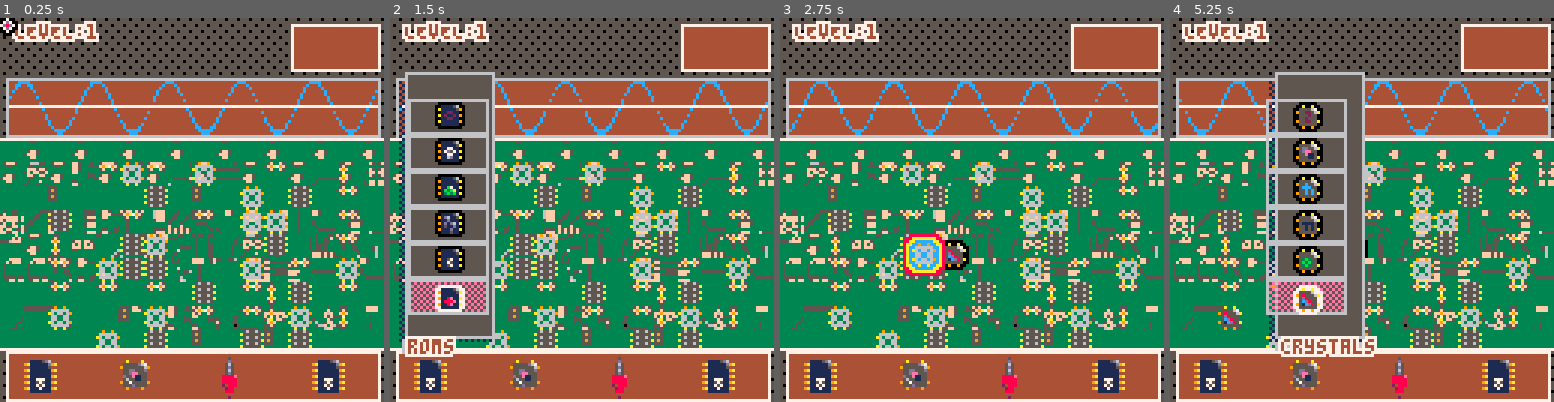
Above: before the commit, frames 1-4 (left to right).
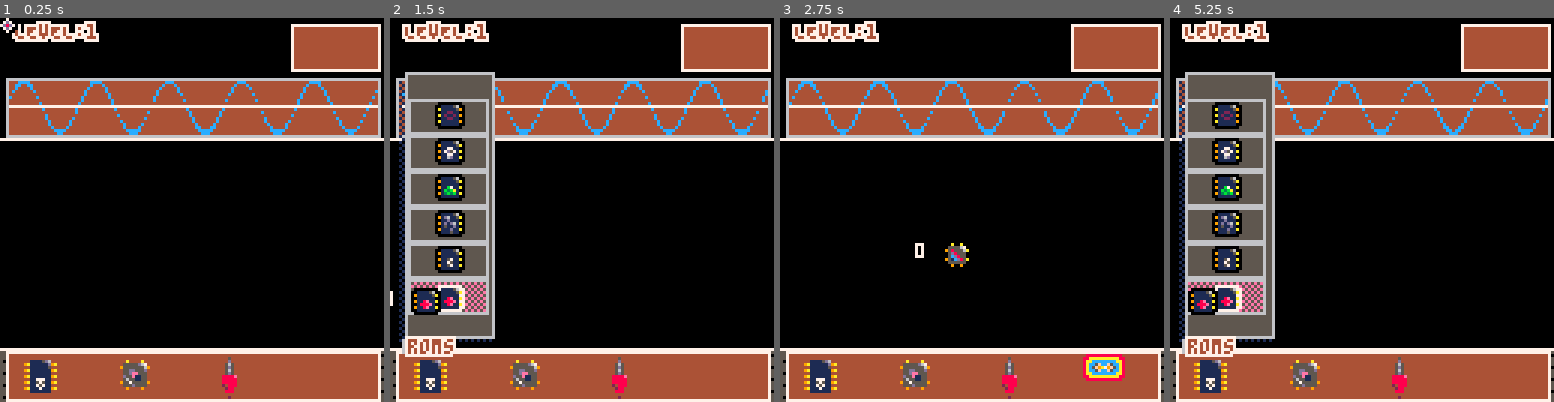
Above: after the commit, the same moments.

Repository: barnstorm/picoate
Game: PICO-8 cartridge bp_base.p8
The game is run twice, just before and just after one commit, with the same random seed, the same clock (stepped at 60 frames per second) and the same inputs.
Inputs:
- Up to frame 1 (0.25 s): no input
- Up to frame 2 (1.5 s): tap X (X key) at 0.33, 1.07 s; tap O (Z key) at 0.7 s
- Up to frame 3 (2.75 s): hold Right 1.6-2.1 s; tap O (Z key) at 1.7, 2.1, 2.5 s; tap X (X key) at 1.85 s; hold Up 2.15-2.42 s; hold Right from 2.47 s (still down)
- Up to frame 4 (5.25 s): tap O (Z key) every 0.4 s from 2.9 to 4.9 s; tap X (X key) at 2.97, 4.08, 5.2 s; release Right at 3.03 s; hold Left 3.08-3.58 s; hold Down 3.63-3.97 s; hold Right 4.02-4.68 s; hold Up 4.73-5.03 s; hold Left from 5.08 s (still down)

The runs differ from the first frame. In frame 1, 65% of the frame differs, in the area x 0-100%, y 0-98%; in frame 2, 54%; in frame 3, 67%; in frame 4, 72%.

Commit message:
map is a dick

Diff:
--- a/bp_base.p8
+++ b/bp_base.p8
@@ -68,6 +67,7 @@
   state = init
   plstate = pl_hacking
   map_gen()
+  map_obj = map_obj_fab(64,3,3,7,3)
   item_pos = {}
   item_pos = item_gen()
   t=0 pi=3.14159265359
@@ -194,40 +194,42 @@
   end
 
 
-function update_item(pl,action)
-  if check_me == true then
-    check_me = false
-    i = flr((pl.dx/8)+1)
-    j = flr((pl.dy/8)+1)
-    for f=0 , count(pl.connects) do
-      if pl.connects[f] == item_pos[i][j].flag then
-      if (btn(4) and plstate == pl_hacking) then
-        item_pos[i][j].spr = pl.spr
-      end
-        --print("this was true",pl.dx+10, pl.dy,7)
-      return true
-    else
-      if item_pos[i][j].x ~= nil or item_pos[i][j].y ~= nil or item_pos[i][j].spr ~= nil then
-
-      spr_effect(item_pos[i][j].flag,pl.dx-10, pl.dy,triple)
-      --spr_effect(item_pos[i][j].flag,pl.dx-10, pl.dy-10,smear)
-    end
-  end
-     end
+  function update_item(pl,action)
+    if check_me == true then
+      check_me = false
+      i = flr((pl.dx/8)+1)
+      j = flr((pl.dy/8)+1)
+      for f=0 , count(pl.connects) do
+        if pl.connects[f] == item_pos[i][j].flag then
+          if (btn(4) and plstate == pl_hacking) then
+            item_pos[i][j].spr = pl.spr
+            spr_effect(item_pos[i][j].flag,pl.dx-10, pl.dy-10,smear)
+          end
+          --print("this was true",pl.dx+10, pl.dy,7)
+          return true
+        else
+          if item_pos[i][j].x ~= nil or item_pos[i][j].y ~= nil or item_pos[i][j].spr ~= nil then
+
+            print(mget(pl.dx,pl.dy),pl.dx-10, pl.dy,7)
+            spr_effect(item_pos[i][j].flag,104,115,triple)
+            --spr_effect(item_pos[i][j].flag,pl.dx-10, pl.dy-10,smear)
+          end
+        end
+      end
 
       return false
     end
   end
 
 
-check_me = false
-insert = false
-
-function draw_update_items(pl)
-  update_item(pl)
-  check_me = true
-
-end
+  check_me = false
+  insert = false
+
+  function draw_update_items(pl)
+    update_item(pl)
+    check_me = true
+
+  end
 
   function control_player(pl)
     -- how fast to accelerate
@@ -235,11 +237,11 @@
       move_actor(a)
       plstate = pl_menu
       init_menu()
-    if (btn(4) and plstate == pl_hacking and pl.dx <= 8 and pl.dy >= 114) then
-      move_actor(a)
-      plstate = pl_menu
-      init_menu()
-  end
+      if (btn(4) and plstate == pl_hacking and pl.dx <= 8 and pl.dy >= 114) then
+        move_actor(a)
+        plstate = pl_menu
+        init_menu()
+      end
 
     elseif (btnp(5) and plstate == pl_menu) then
       move_actor(a)
@@ -448,69 +450,169 @@
 
   function draw_actor(a)
     --print("Sprite: "..a.spr,a.dx,a.dy)
-  if a["effect"] ~= nil then
-    spr_effect(a.spr,a.dx,a.dy,a.effect)
-  else
-    spr(a.spr,a.dx,a.dy)
-  end
-
+    if a["effect"] ~= nil then
+      spr_effect(a.spr,a.dx,a.dy,a.effect)
+    else
+      spr(a.spr,a.dx,a.dy)
+    end
+
+  end
+
+
+  function __map_gen()
+    --map_obj = map_obj_fab(64,4,4,6,8)
+    for x=0,16 do
+      for y=0,16 do
+        if x+y % 2 == 1 then
+          mset(x,y, 160)
+        elseif x % 3 == 1 then
+          mset(x,y,flr(rnd(15) + 128),2)
+        elseif x % 2 == 0 then
+          mset(x,y, 175)
+        else
+          mset(x,y,flr(rnd(10) + 135),2)
+        end
+      end
+    end
   end
 
 
   function map_gen()
-    for i=0,16 do
-      for j=0,16 do
-        if i+j % 2 == 1 then
-          mset(j,i, 160)
-        elseif i % 3 == 1 then
-          mset(j,i,flr(rnd(128) + 128),2)
-        elseif i % 2 == 0 then
-          mset(j,i, 175)
+    map_obj = map_obj_fab(64,4,4,6,8)
+    item_obj = item_gen()
+    safe_width = map_obj.width
+    safe_height = map_obj.height
+    for x=0,16  do
+      for y=0,16 do
+        --mset(x,y,flr(rnd(11) + 135))
+        item = item_obj[x][y]
+        if x > abs(map_obj.width - 8) and y > abs(map_obj.height -8) then
+          for x1=0,map_obj.width  do
+            for y1=0,map_obj.height do
+              mset(x1+x,y1+y,map_obj[x1][y1])
+            end
+          end
+        elseif fget(mget(x,y)) ~= 16 then
+          --spr(item.spr,item.x,item.y)
+          mset(item.x,item.y,item.spr)
         else
-          mset(j,i,flr(rnd(128) + 128),2)
-        end
-      end
-    end
-  end
+         -- mset(x,y,flr(rnd(11) + 135))
+        end
+      end
+    end
+  end
+
+
+  function map_obj_fab(s,dimx,dimy,maxx,maxy)
+    -- with the given sprite and dimensions create a random tile map_gen
+    tile_grid = {}
+    if dimx <= 2 or dimy <= 2 then
+      return {s,dimx,dimy,dimx,dimy}
+    else
+      xoffset = 16
+      tlc = 64
+      trc = 66
+      hmid = (trc - tlc) + s
+      blc = 98
+      brc = 96
+      hmid = trc - tlc
+      vmid = trc - blc
+    end
+    if (dimx + level) <= maxx then
+      width = dimx + flr(rnd(level))
+    end
+    if (dimy + level) <= maxy then
+      height = dimy + flr(rnd(level) + rnd(level))
+    end
+    tile_grid.width = width
+    tile_grid.height = height
+    for x=0, (height) do
+      tile_grid[x] = {}
+      for y=0, (width) do
+        tile_grid[x][y] = {}
+        if (x == 0 and y == 0) then
+          tile_grid[x][y].spr = s
+        elseif (x == 0 and y >= 1 and y ~= height) then
+          tile_grid[x][y].spr = 80
+        elseif (x == 0 and y == height) then
+          tile_grid[x][y].spr = 96
+        elseif (x >= 1 and y  == 0 and x ~= width) then
+          tile_grid[x][y].spr = 65
+        elseif (x == width and y  == 0) then
+          tile_grid[x][y].spr = 66
+
+        elseif (x == width and y  == 0) then
+          tile_grid[x][y].spr = 66
+        elseif (x == width and y >= 1 and y ~= height) then
+          tile_grid[x][y].spr = 82
+        elseif (x == width and y == height) then
+          tile_grid[x][y].spr = 98
+
+        elseif (x < width and y < height) then
+          tile_grid[x][y].spr = 81
+        elseif (x < width and y == height) then
+          tile_grid[x][y].spr = 97
+        end
+        tile_grid[x][y].x = x
+        tile_grid[x][y].x = y
+        tile_grid[x][y].flag = 240
+      end
+    end
+    return tile_grid
+  end
+
+
+
 
 
   function item_gen()
-    --item_pos = {}
-    for i=0,16 do
-      item_pos[i]= {}
-      for j=0,16 do
-        item_pos[i][j] = {}
-        if j <= 6 then
-          item_pos[i][j].spr = 56
-        elseif i <= 2 then
-          item_pos[i][j].spr = 56
-        elseif i+j % 2 == 0 then
-          item_pos[i][j].spr = flr(rnd(7)) +48
-        elseif i % 3 == 0 then
-          item_pos[i][j].spr = flr(rnd(6)) +48
-        elseif i % 2 == 1 then
-          item_pos[i][j].spr= flr(rnd(4)) +48
+    -- make sure there is no flag 7 map pieces and then place the items
+    local item_pos = {}
+    for x=0,16 do
+      item_pos[x]= {}
+      for y=0,16 do
+        item_pos[x][y] = {}
+        if y <= 6 or y >= 14 then
+          item_pos[x][y].spr = 56
+        elseif x == 0 or x == 16 then
+          item_pos[x][y].spr = 56
+        elseif x <= 2 then
+          item_pos[x][y].spr = 56
+        elseif x+y % 2 == 0 then
+          item_pos[x][y].spr = flr(rnd(7)) +48
+        elseif x % 3 == 0 then
+          item_pos[x][y].spr = flr(rnd(6)) +48
+        elseif x % 2 == 1 then
+          item_pos[x][y].spr= flr(rnd(4)) +48
         else
-          item_pos[i][j].spr= 56
-          end
-        item_pos[i][j].flag = item_pos[i][j].spr
-        item_pos[i][j].y = (j-1)*8
-        item_pos[i][j].x = (i-1)*8
-        end
-      end
-      return item_pos
-    end
+          item_pos[x][y].spr= 56
+        end
+        item_pos[x][y].flag = item_pos[x][y].spr
+        item_pos[x][y].y = (y-1)*8
+        item_pos[x][y].x = (x-1)*8
+      end
+    end
+    return item_pos
+  end
 
   function draw_items()
-    -- body
-    for i=0, count(item_pos) do
-      for j=0, count(item_pos[i]) do
-        item = item_pos[i][j]
-        spr(item.spr,item.x,item.y)
-    end
-end
-
-  end
+
+    for x=0, count(item_pos) do
+      for y=0, count(item_pos[x]) do
+        item = item_pos[x][y]
+        if fget(mget(x,y)) ~= 16 then
+          --spr(item.spr,item.x,item.y)
+          mset(item.x,item.y,item.spr)
+        end
+      end
+    end
+
+  end
+…(5 lines of a section not shown)…
 
   function _update60()
     t+=0.5
@@ -602,17 +704,18 @@
 
   function _draw()
     cls()
-
     fillp(0B1000001000000)
-    rectfill(0,40,128,nil,5)
+    --rectfill(16,40,128,nil,5)
     fillp()
+
     if state == in_progress then
+            --draw_items()
+
+map(0, 0, 0, 40, 16, 16,0)
       --control_player(pl)
-      map(0, 0, 0, 40, 16, 160)
-      draw_items()
-
-
-
+
+      --map(0, 0, 0, 40, 16, 128)
+      --draw_core()
       fillp(0B1010010110100000.1)
       rectfill(97,2, 125,8,9)
       fillp()
@@ -634,14 +736,14 @@
       spr(77,8,114,2,2)
       spr(109,40,114,2,2)
       spr(84,74,111,1,2)
-      spr(7,104,114,2,2)
+      --spr(7,104,114,2,2)
       rect(2,111,126,127,7)
       rectfill(97,2, 125,17,4) -- phase screen
       line(0,40,128,40,7)      -- top box
       line(0,110,128,110,7) --start of menu 70 height
       target_wave()
       player_ctrl_p()
-      foreach(actor,draw_actor)
+
       --place_item(pl)
       draw_update_items(pl)
       if plstate == pl_menu then
@@ -649,7 +751,7 @@
       end
       fillp()
       rect(97,2, 126,17,7)
-
+      foreach(actor,draw_actor)
 
     elseif state == start_next_level then
       state = next_level
@@ -889,10 +991,9 @@
 
 
 
-
 __gff__
-0002020202020202020800100010000000000000000000000000001000100000000000000000000000020202040404000002048808108882000202020404040000020202040000000202020202020200000000020002000000000000000000000000000200000000000000000000000000000002000000000000000000000000
-0000000000000000000002020000000000000000000000000000020200000000000000000202000000000000000000000000000002020000000000000000000000000000000000000000000000000000000000000000000000000000000000000000000000000000000000000000000000000000000000000000000000000000
+0002020202020202020800100010000000000000000000000000001000100000000000000000000000020202040404000002048808108882000202020404040010101082040000000202020202020200101010820002000000000000000000001010108200000000000000000000000080808082000000000000000000000000
+0000000000000000000000000000000000000000000000000000000000000000000000000000000000000000000000000000000000000000000000000000000000000000000000000000000000000000000000000000000000000000000000000000000000000000000000000000000000000000000000000000000000000000
 __map__
 0000000000000000000000000000000000000000000000000000000000000000000000000000000000000000000000000000000000000000000000000000000000000000000000000000000000000000000000000000000000000000000000000000000000000000000000000000000000000000000000000000000000000000
 0000000000000000000000000000000000000000000000000000000000000000000000000000000000000000000000000000000000000000000000000000000000000000000000000000000000000000000000000000000000000000000000000000000000000000000000000000000000000000000000000000000000000000
Not shown, changed: 24 lines of the sprite sheet (__gfx__) section of bp_base.p8
